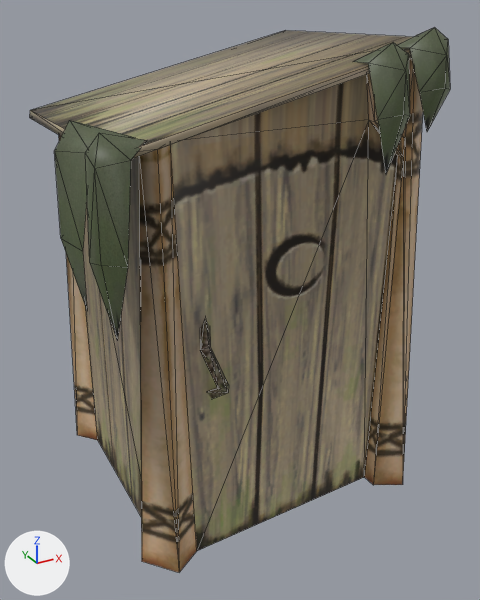
The glTF model Meshes/Environment/Outdoor/Outdoor.glb: old version first, new version second.
Camera for both pictures: a camera (50 mm lens) standing at (-0.967, -1.974, 1.631) and looking at (0.066, -0.096, 0.692). Arrows for +X, +Y and +Z are at lower left; the lights stay in place. Mesh edges are drawn as thin lines. Vertices at the same position are counted once.

The first picture shows 'Outhouse'.
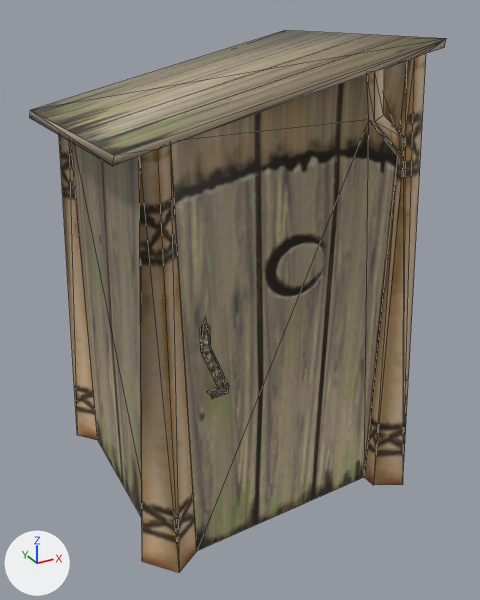
Edits to the bpy script that builds the scene:
```text
Change me_outhouse_001:
    used by ob_outhouse; location = (0.0, 0.0, 0.0)
    remove me_outhouse_001.from_pydata(...)  # 106 vertices, 156 faces; spans x -0.57..0.59, y -0.53..0.49, z -0.01..1.58
    add me_outhouse_001.from_pydata(...)  # 68 vertices, 112 faces; spans x -0.47..0.59, y -0.51..0.49, z -0.01..1.55
    me_outhouse_001 part 1: the loose piece of 10 vertices spanning x -0.55..-0.36, y -0.51..-0.34, z 0.84..1.37 is deleted
    me_outhouse_001 part 2: the loose piece of 10 vertices spanning x 0.28..0.41, y -0.53..-0.33, z 1.18..1.55 is deleted
    me_outhouse_001 part 3: the loose piece of 10 vertices spanning x 0.43..0.55, y -0.53..-0.33, z 1.29..1.58 is deleted
    me_outhouse_001 part 4: the loose piece of 10 vertices spanning x -0.57..-0.37, y -0.37..-0.12, z 0.84..1.37 is deleted
    me_outhouse_001 part 5: 2 kept faces spanning x -0.39..-0.36, y -0.34..0.34, z -0.01..1.31 get new texture (UV) coordinates
    remove me_outhouse_001.materials.append(mat_spanish_moss)  # picture img_spanish_moss
```

Pixel boxes [x1, y1, x2, y2] of what changed, in the pictures (480 x 600 px):
'Outhouse', reshaped: before [30, 27, 450, 572]; after [30, 30, 446, 572]
part 1 of me_outhouse_001, deleted (green): before [85, 133, 145, 340]
part 2 of me_outhouse_001, deleted (green): before [354, 42, 410, 175]
part 3 of me_outhouse_001, deleted (green): before [398, 27, 450, 131]
part 4 of me_outhouse_001, deleted (green): before [54, 120, 135, 310]
part 5 of me_outhouse_001, surface changed: [83, 156, 141, 515] in both
